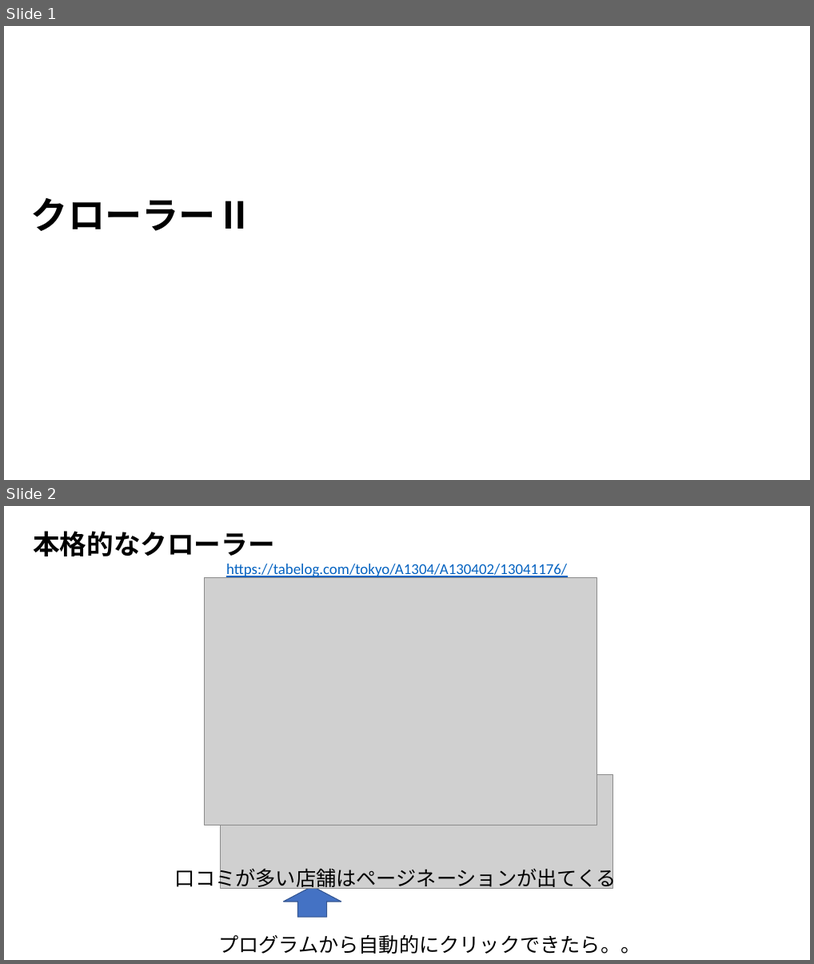
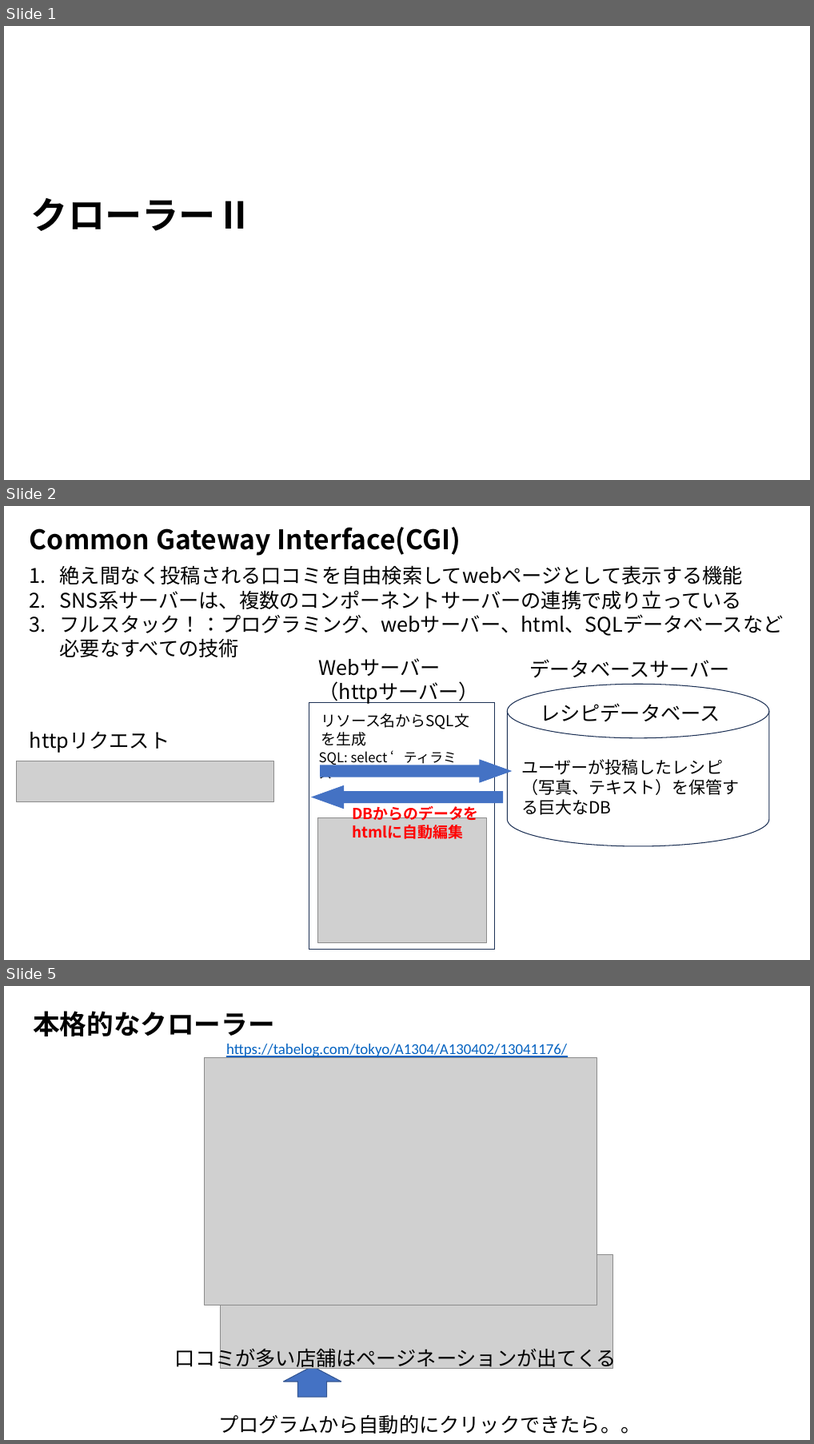
Before and after one commit to ueharaLab/bigdata4_scraper, a slide deck: bigdata4 scraper.pptx. Shown one above the other, each under a label of ours: slides 1 and 2 before the commit, slides 1, 2 and 5 after it; the slides between them are not shown. The pictures are 814x964 and 814x1444 pixels, drawn with LibreOffice and Linux fonts; fonts in the diff are those of the drawing; grey boxes stand for pictures. Boxes give left, top, right and bottom in pixels: in the first picture for what was removed or moved away, otherwise in the second. Text is boxed around its words. In the diff, an @@ line names an element or a change of style, - is before the commit and + after.

```diff
--- a/bigdata4 scraper.pptx
+++ b/bigdata4 scraper.pptx
@@ slide 2 added at (x1=4, y1=506, x2=810, y2=960), background #FFFFFF @@
@@ text added at (x1=30, y1=527, x2=461, y2=556), 32 pt, text #000000, bold @@
+Common Gateway Interface(CGI)
@@ text added at (x1=60, y1=565, x2=784, y2=636), 24 pt, text #000000 @@
+1. 絶え間なく投稿される口コミを自由検索してwebページとして表示する機能
+2. SNS系サーバーは、複数のコンポーネントサーバーの連携で成り立っている
+3. フルスタック！：プログラミング、webサーバー、html、SQLデータベースなど必要なすべての技術
@@ text added at (x1=319, y1=658, x2=479, y2=704), 24 pt, text #000000 @@
+Webサーバー
+（httpサーバー）
@@ text added at (x1=530, y1=659, x2=730, y2=678), 24 pt, text #000000 @@
+データベースサーバー
@@ cylinder added at (x1=508, y1=684, x2=770, y2=846), outline #1E3256 1 pt @@
@@ rectangle added at (x1=310, y1=702, x2=494, y2=949), outline #1E3256 1 pt @@
@@ text added at (x1=321, y1=713, x2=470, y2=729), 18 pt, text #000000 @@
+リソース名からSQL文を生成
@@ text added at (x1=540, y1=703, x2=721, y2=722), 24 pt, text #000000 @@
+レシピデータベース
@@ text added at (x1=30, y1=731, x2=170, y2=752), 24 pt, text #000000 @@
+httpリクエスト
@@ picture added at (x1=17, y1=760, x2=274, y2=801) @@
@@ text added at (x1=319, y1=751, x2=457, y2=782), 16 pt, text #000000 @@
+SQL: select ‘ティラミス’
@@ right arrow added at (x1=320, y1=760, x2=511, y2=782), fill #4472C4, outline #4472C4 1 pt @@
@@ text added at (x1=522, y1=759, x2=740, y2=815), 20 pt, text #000000 @@
+ユーザーが投稿したレシピ（写真、テキスト）を保管する巨大なDB
@@ right arrow added at (x1=313, y1=785, x2=503, y2=808), fill #4472C4, outline #4472C4 1 pt @@
@@ picture added at (x1=318, y1=817, x2=487, y2=942) @@
@@ text added at (x1=346, y1=801, x2=516, y2=844), 18 pt, text #FF0000, bold @@
+DBからのデータをhtmlに自動編集
@@ what was slide 2 is now slide 5 @@
```
Also in this commit, not shown: 8 slides changed, 3 other slides added, 3 other files.
